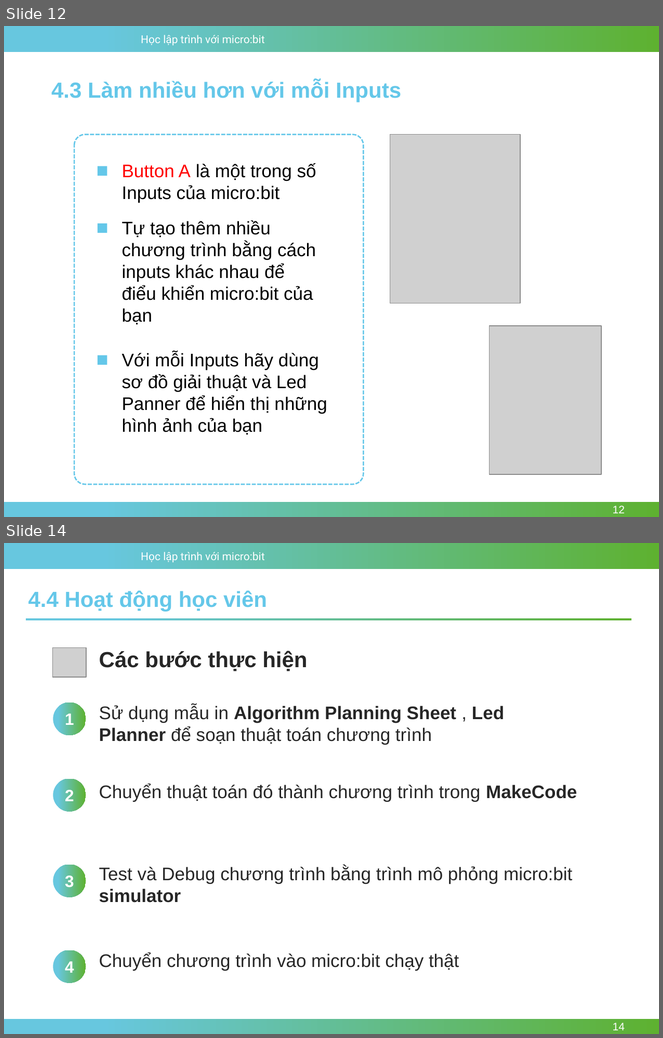
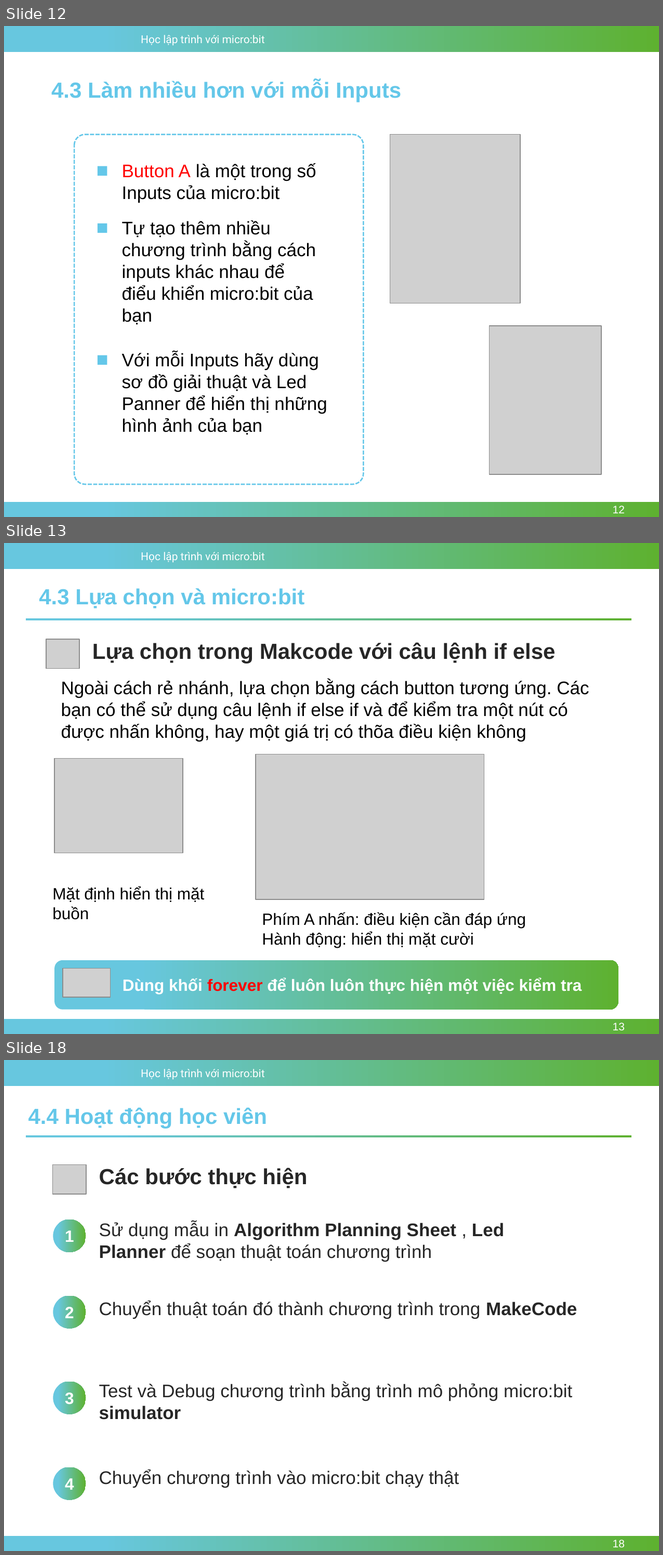
Before and after one commit to nhannn87dn/Learn-microbit, a slide deck: Lessions/Bai-04-Conditions-and-Logic/4.Conditional-and-Boolean.pptx. Shown one above the other, each under a label of ours: slides 12 and 14 before the commit, slides 12, 13 and 18 after it; the slides between them are not shown. The pictures are 663x1038 and 663x1555 pixels, drawn with LibreOffice and Linux fonts; fonts in the diff are those of the drawing; grey boxes stand for pictures; background and template pictures are left out. Boxes give left, top, right and bottom in pixels: in the first picture for what was removed or moved away, otherwise in the second. Text is boxed around its words. In the diff, an @@ line names an element or a change of style, - is before the commit and + after.

```diff
--- a/Lessions/Bai-04-Conditions-and-Logic/4.Conditional-and-Boolean.pptx
+++ b/Lessions/Bai-04-Conditions-and-Logic/4.Conditional-and-Boolean.pptx
@@ slide 13 added at [4,543,659,1034], background #FFFFFF; not listed: 3 template elements that a slide beside it also shows @@
@@ text added at [39,588,305,609], 24 pt, text #64C7E9, bold @@
+4.3 Lựa chọn và micro:bit
@@ rectangle added at [26,618,632,620], fill gradient #67C7DF to #5EB130 @@
@@ picture added at [46,639,79,669] @@
@@ text added at [92,642,556,663], 24 pt, text #262626, bold @@
+Lựa chọn trong Makcode với câu lệnh if else
@@ text added at [61,680,589,742], 20 pt, text #000000 @@
+Ngoài cách rẻ nhánh, lựa chọn bằng cách button tương ứng. Các bạn có thể sử dụng câu lệnh if else if và để kiểm tra một nút có được nhấn không, hay một giá trị có thõa điều kiện không
@@ picture added at [54,759,183,853] @@
@@ picture added at [256,755,484,900] @@
@@ text added at [52,887,204,920], 18 pt, text #000000 @@
+Mặt định hiển thị mặt buồn
@@ text added at [262,912,526,948], 18 pt, text #000000 @@
+Phím A nhấn: điều kiện cần đáp ứng
+Hành động: hiển thị mặt cười
@@ rounded rectangle added at [54,961,619,1009], fill gradient #67C7DF to #5EB130, 18 pt, text #FFFFFF, bold @@
+Dùng khối forever để luôn luôn thực hiện một việc kiểm tra
@@ picture added at [63,969,111,997] @@
@@ page number added at [613,1023,625,1031], 12 pt, text #FFFFFF @@
+13
@@ what was slide 14 is now slide 18 @@
@@ page number at [613,1540,625,1548]: text changed @@
-14
+18
```
Also in this commit, not shown: 2 slides changed, 3 other slides added, 2 other files.
